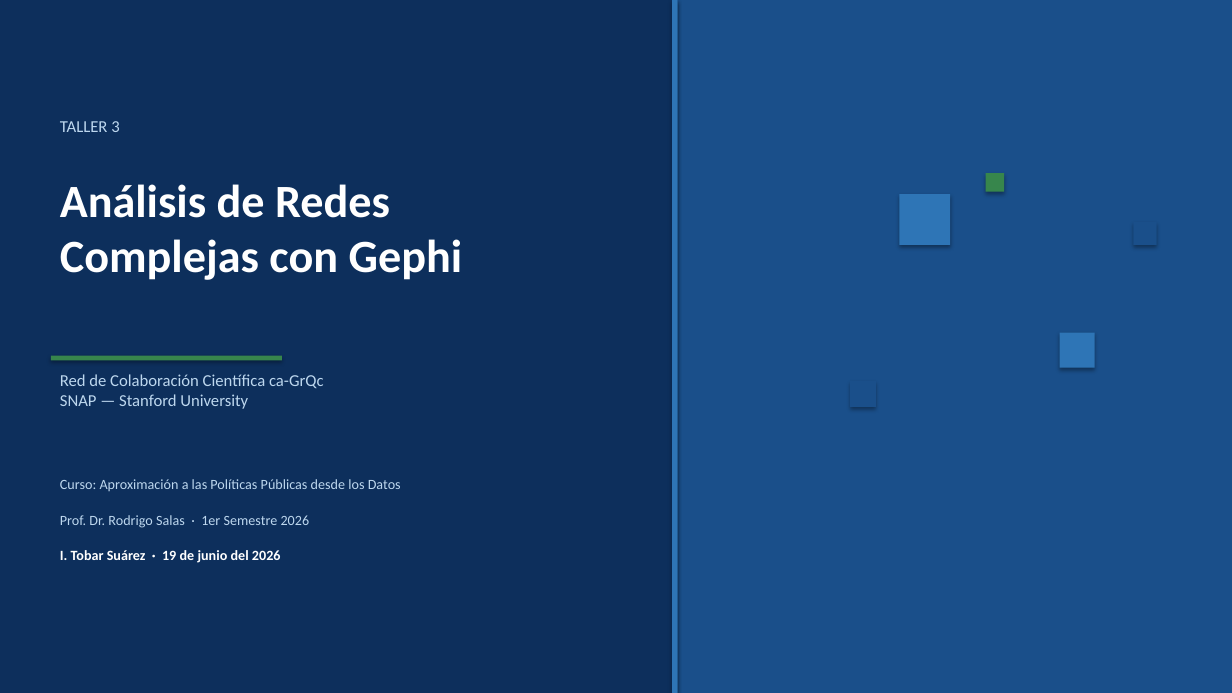
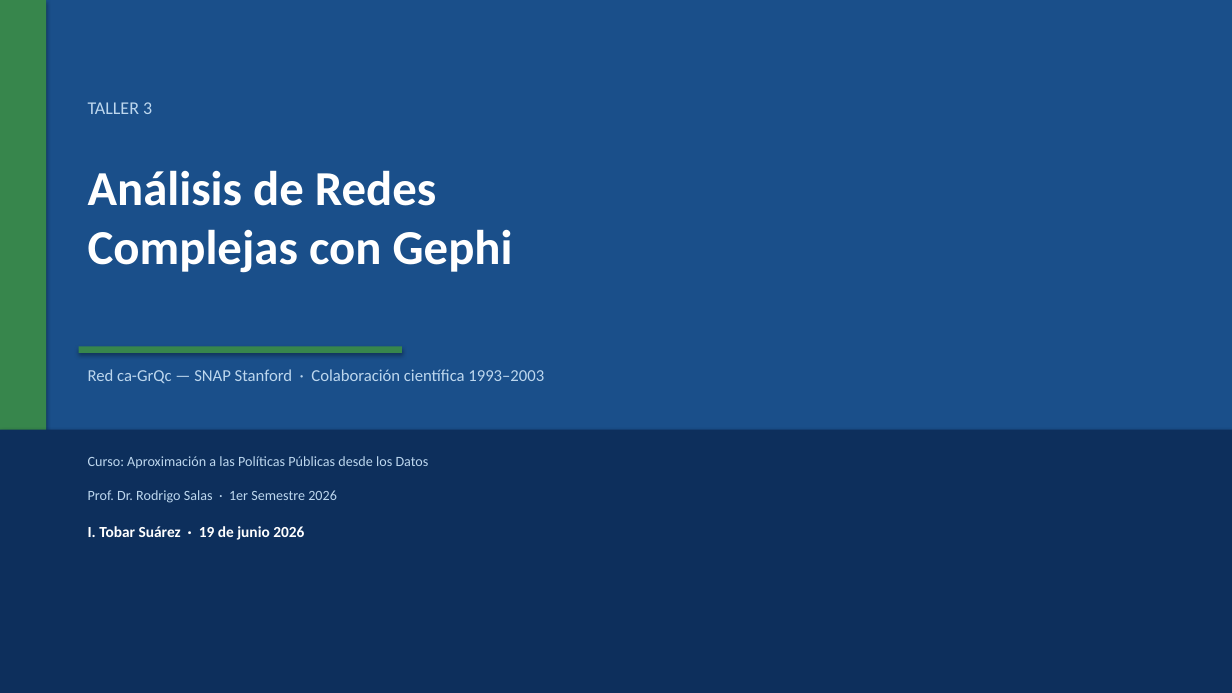
Before and after one commit to itsnaacho/TALLER-, a slide deck: slide 1 of Taller3_Presentacion.pptx. Drawn at 1232x693 pixels with LibreOffice and Linux fonts; fonts in the diff are those of the drawing. Boxes give left, top, right and bottom in pixels: in the first picture for what was removed or moved away, otherwise in the second. Text is boxed around its words. In the diff, an @@ line names an element or a change of style, - is before the commit and + after.

```diff
--- a/Taller3_Presentacion.pptx
+++ b/Taller3_Presentacion.pptx
@@ rectangle: place and size @@
-rectangle at [0,0,677,693]
+rectangle at [0,0,46,693]
@@ rectangle at [0,0,46,693]: fill #0D2F5C to #37864C @@
@@ rectangle removed at [672,0,677,693] @@
@@ text "TALLER 3": place and size @@
-text "TALLER 3" at [60,121,119,132]
+text "TALLER 3" at [88,102,152,114]
@@ text "TALLER 3" at [88,102,152,114]: size 13 to 14 pt @@
@@ text "Análisis de Redes Complejas con ...": place and size @@
-text "Análisis de Redes Complejas con ..." at [60,184,463,280]
+text "Análisis de Redes Complejas con ..." at [88,170,513,273]
@@ text "Análisis de Redes Complejas con ..." at [88,170,513,273]: size 36 to 38 pt @@
@@ rectangle removed at [985,174,1004,192] @@
@@ rectangle removed at [899,194,950,245] @@
@@ rectangle removed at [1133,222,1156,245] @@
@@ rectangle: place and size @@
-rectangle at [51,356,282,360]
+rectangle at [79,347,402,353]
@@ rectangle removed at [1059,333,1094,368] @@
@@ text at [88,369,544,383]: text changed @@
-Red de Colaboración Científica ca-GrQc
-SNAP — Stanford University
+Red ca-GrQc — SNAP Stanford · Colaboración científica 1993–2003
@@ rectangle removed at [850,381,876,407] @@
@@ rectangle added at [0,430,1232,693], fill #0D2F5C @@
@@ text "Curso: Aproximación a las Políticas ...": place and size @@
-text "Curso: Aproximación a las Políticas ..." at [60,479,401,491]
+text "Curso: Aproximación a las Políticas ..." at [88,456,429,468]
@@ text "Prof. Dr. Rodrigo Salas · ...": place and size @@
-text "Prof. Dr. Rodrigo Salas · ..." at [60,515,310,528]
+text "Prof. Dr. Rodrigo Salas · ..." at [88,490,337,503]
@@ text at [88,526,304,540]: text changed; size 11 to 12 pt @@
-I. Tobar Suárez · 19 de junio del 2026
+I. Tobar Suárez · 19 de junio 2026
```
Also in this commit, not shown: 9 other slides changed, 2 slides added, 3 slides removed, 1 other file.
